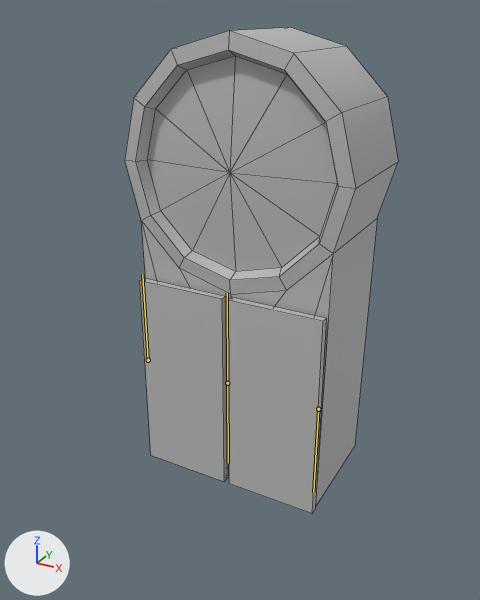
Renders of the FBX model Assets/Art/3D/kookooClockAnim.fbx from each side of a commit.
The view is the same before and after, from a 50 mm camera at (0.0248, -0.0486, 0.04) aimed at (0.0007, -0.0046, 0.018). Arrows for +X, +Y and +Z are at lower left; the lights stay in place. The bones that bend it are drawn over the model as lines. Mesh edges are drawn as thin lines.

In view in the first picture: 'kookooClock', 'kookooClockDoorL', 'kookooClockDoorR'.
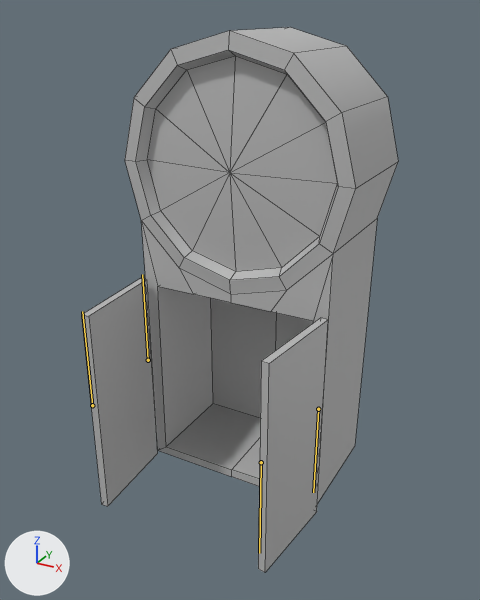
The newer file adds an action. The first version stands in its rest pose; the second is drawn at frame 7 of the action 'Take 001'.

What differs and where, as boxes (x1, y1, x2, y2) in the pictures (480 x 600 px):
'kookooClockDoorR', posed (15% narrower, 12% taller): before (140, 278, 228, 482); after (82, 278, 157, 506)
'kookooClockDoorL', posed (28% narrower, 17% taller): before (228, 297, 326, 514); after (258, 318, 328, 572)

The change in detail:
Bone 'kookooClockDoorL_01' (bone_kookooclockdoorl_01) turns from (0, 0, 0) to (0, -84, 0) degrees about its own x, y and z.
Bone 'kookooClockDoorR_01' (bone_kookooclockdoorr_01) turns from (0, 0, 0) to (0, -86, 0) degrees about its own x, y and z.
